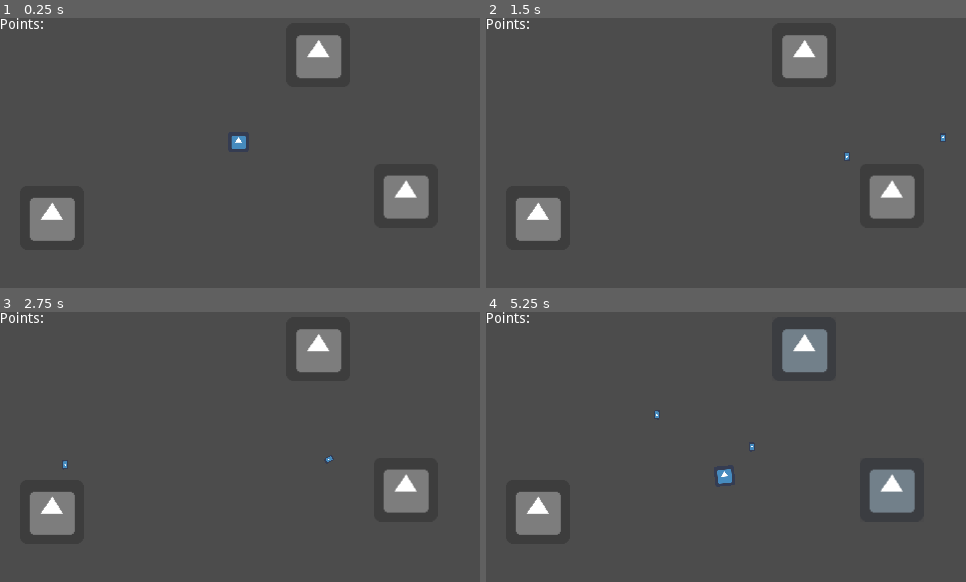
Above: before the commit, frames 1-4 (two rows, left to right).
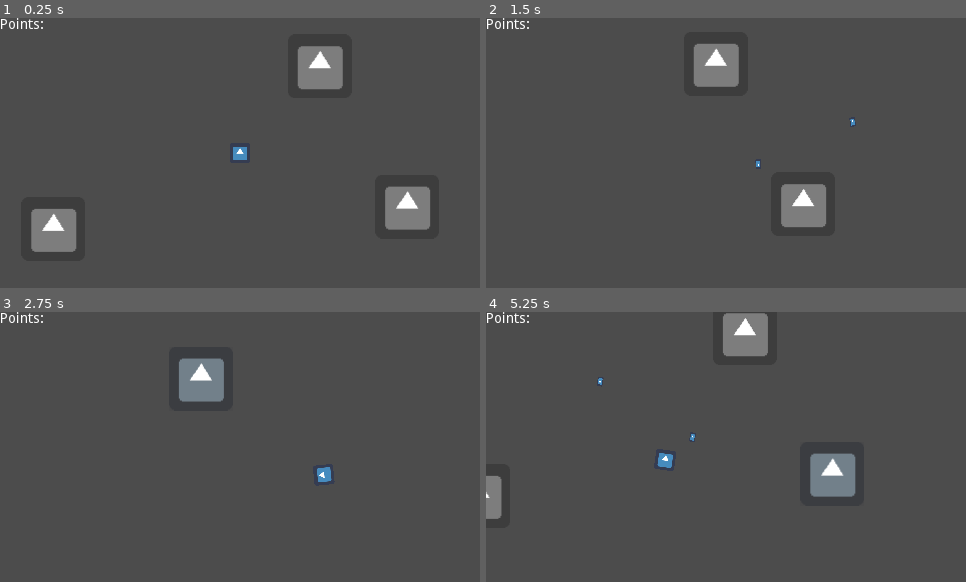
Above: after the commit, the same moments.

Repository: Struckdown/AGJ2020
Game: Godot game, scene res://Scenes/World.tscn
The game is run twice, just before and just after one commit, with the same random seed, the same clock (stepped at 60 frames per second) and the same inputs. The engine's default icon, where the game draws it, is replaced by a stand-in: a white triangle on a blue panel in a dark square.
Inputs (mouse positions are in pixels of both pictures, inside the frame that each line leads up to):
- Up to frame 1 (0.25 s): no input
- Up to frame 2 (1.5 s): tap Enter at 0.5 s; move the mouse to (831, 139) at 0.52 s; hold D (right) 0.53-1.28 s; click (831, 139) at 0.6 s; move the mouse to (630, 166) at 1.27 s; hold S (down) from 1.28 s (still down); click (630, 166) at 1.35 s
- Up to frame 3 (2.75 s): move the mouse to (288, 387) at 2.02 s; release S (down) at 2.03 s; hold D (right) from 2.03 s (still down); click (288, 387) at 2.1 s
- Up to frame 4 (5.25 s): move the mouse to (702, 501) at 2.77 s; release D (right) at 2.78 s; hold W (up) 2.78-3.53 s; click (702, 501) at 2.85 s; move the mouse to (870, 487) at 3.52 s; hold A (left) 3.53-5.03 s; click (870, 487) at 3.6 s; move the mouse to (582, 406) at 4.27 s; click (582, 406) at 4.35 s; move the mouse to (750, 447) at 5.02 s; hold S (down) from 5.03 s (still down); click (750, 447) at 5.1 s

The runs differ from the first frame. In frame 1, 3.6% of the frame differs, in the area x 6-90%, y 6-87%; in frame 2, 7.4%; in frame 3, 6.1%; in frame 4, 8.3%, in the area x 0-90%, y 0-83%.

Commit message:
Refactored signal logic, added initial camera logic

Diff:
--- a/src/Scenes/Character.tscn
+++ b/src/Scenes/Character.tscn
@@ -18,3 +18,7 @@
 shape = SubResource( 1 )
 
 [node name="Camera2D" type="Camera2D" parent="."]
+current = true
+drag_margin_h_enabled = true
+drag_margin_v_enabled = true
+smoothing_enabled = true
--- a/src/Scenes/ColorableObject.tscn
+++ b/src/Scenes/ColorableObject.tscn
@@ -11,7 +11,9 @@
 shader = ExtResource( 3 )
 shader_param/ColorLevel = 0.0
 
-[node name="ColorableObject" type="Node2D"]
+[node name="ColorableObject" type="Node2D" groups=[
+"colorable",
+]]
 script = ExtResource( 2 )
 
 [node name="Area2D" type="Area2D" parent="." groups=[
--- a/src/Scenes/LevelManager.tscn
+++ b/src/Scenes/LevelManager.tscn
@@ -2,5 +2,7 @@
 
 [ext_resource path="res://Scripts/LevelManager.gd" type="Script" id=1]
 
-[node name="LevelManager" type="Node"]
+[node name="LevelManager" type="Node" groups=[
+"levelManager",
+]]
 script = ExtResource( 1 )
--- a/src/Scenes/UI.tscn
+++ b/src/Scenes/UI.tscn
@@ -10,7 +10,12 @@
 "_edit_use_anchors_": false
 }
 
-[node name="Label" type="Label" parent="."]
-margin_right = 40.0
+[node name="CanvasLayer" type="CanvasLayer" parent="."]
+
+[node name="Label" type="Label" parent="CanvasLayer"]
+margin_right = 48.0
 margin_bottom = 14.0
 text = "Points: "
+__meta__ = {
+"_edit_use_anchors_": false
+}
--- a/src/Scenes/World.tscn
+++ b/src/Scenes/World.tscn
@@ -16,15 +16,12 @@
 
 [node name="ColorableObject3" parent="." instance=ExtResource( 3 )]
 position = Vector2( 318.272, 37.2175 )
-levelManagerLink = NodePath("../LevelManager")
 
 [node name="ColorableObject2" parent="." instance=ExtResource( 3 )]
 position = Vector2( 405.677, 177.596 )
-levelManagerLink = NodePath("../LevelManager")
 
 [node name="ColorableObject" parent="." instance=ExtResource( 3 )]
 position = Vector2( 51.8168, 199.845 )
-levelManagerLink = NodePath("../LevelManager")
 
 [node name="UI" parent="." instance=ExtResource( 2 )]
 
--- a/src/Scripts/Character.gd
+++ b/src/Scripts/Character.gd
@@ -21,7 +21,7 @@
 	if Input.is_action_just_pressed("shoot"):
 		shoot()
 
-func _physics_process(delta):
+func _physics_process(_delta):
 	get_input()
 	velocity = move_and_slide(velocity)
 
--- a/src/Scripts/ColorProjectile.gd
+++ b/src/Scripts/ColorProjectile.gd
@@ -14,14 +14,9 @@
 	if body.has_method("color"):
 		body.color(color)
 		queue_free()
-	else:
-		print("No color on this body!")
 
 
-func _on_ColorProjectile_area_shape_entered(area_id, area, area_shape, self_shape):
+func _on_ColorProjectile_area_shape_entered(_area_id, area, _area_shape, _self_shape):
 	if area.is_in_group("colorable"):
 		area.get_parent().increaseColor()
 		queue_free()
-		print("COLORED")
-	else:
-		print("No color!")
--- a/src/Scripts/ColorableObject.gd
+++ b/src/Scripts/ColorableObject.gd
@@ -2,14 +2,18 @@
 
 var colorFraction = 0
 var levelManager
-export (NodePath) var levelManagerLink
 
 signal colored
+var signalEmitted = false
 
 
 # Called when the node enters the scene tree for the first time.
 func _ready():
-	levelManager = get_node(levelManagerLink)
+	var children = get_tree().root.get_child(0).get_children()
+	for child in children:
+		if child.is_in_group("levelManager"):
+			levelManager = child
+			connect("colored", levelManager, "objectColored")
 
 	var mat = get_node("Sprite").get_material().duplicate(true)
 	get_node("Sprite").set_material(mat)
@@ -23,6 +27,6 @@
 	colorFraction += 0.2
 	colorFraction = min(colorFraction, 1)
 	$Sprite.material.set_shader_param("ColorLevel", colorFraction)
-	if colorFraction >= 1:
-		emit_signal("colored")	# TODO finish this
-		levelManager.objectColored()
+	if colorFraction >= 1 and !signalEmitted:
+		signalEmitted = true
+		emit_signal("colored")
--- a/src/Scripts/UI.gd
+++ b/src/Scripts/UI.gd
@@ -14,4 +14,4 @@
 
 
 func update():
-	$Label.text = "Points:" + str(score)
+	$CanvasLayer/Label.text = "Points:" + str(score)
--- a/src/project.godot
+++ b/src/project.godot
@@ -23,6 +23,7 @@
 
 window/size/width=480
 window/size/height=270
+window/size/fullscreen=true
 window/stretch/mode="2d"
 window/stretch/aspect="expand"
 
